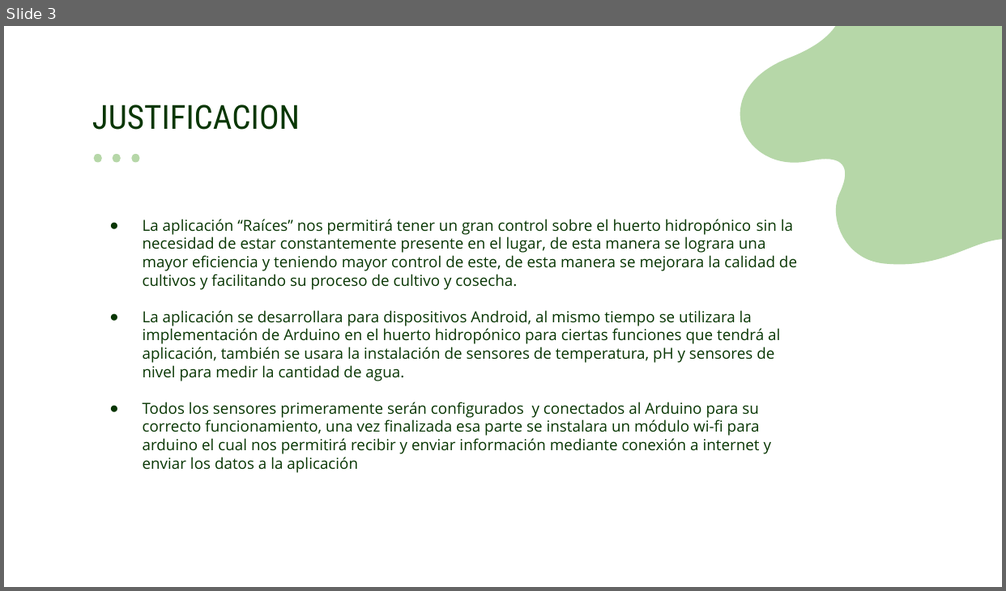
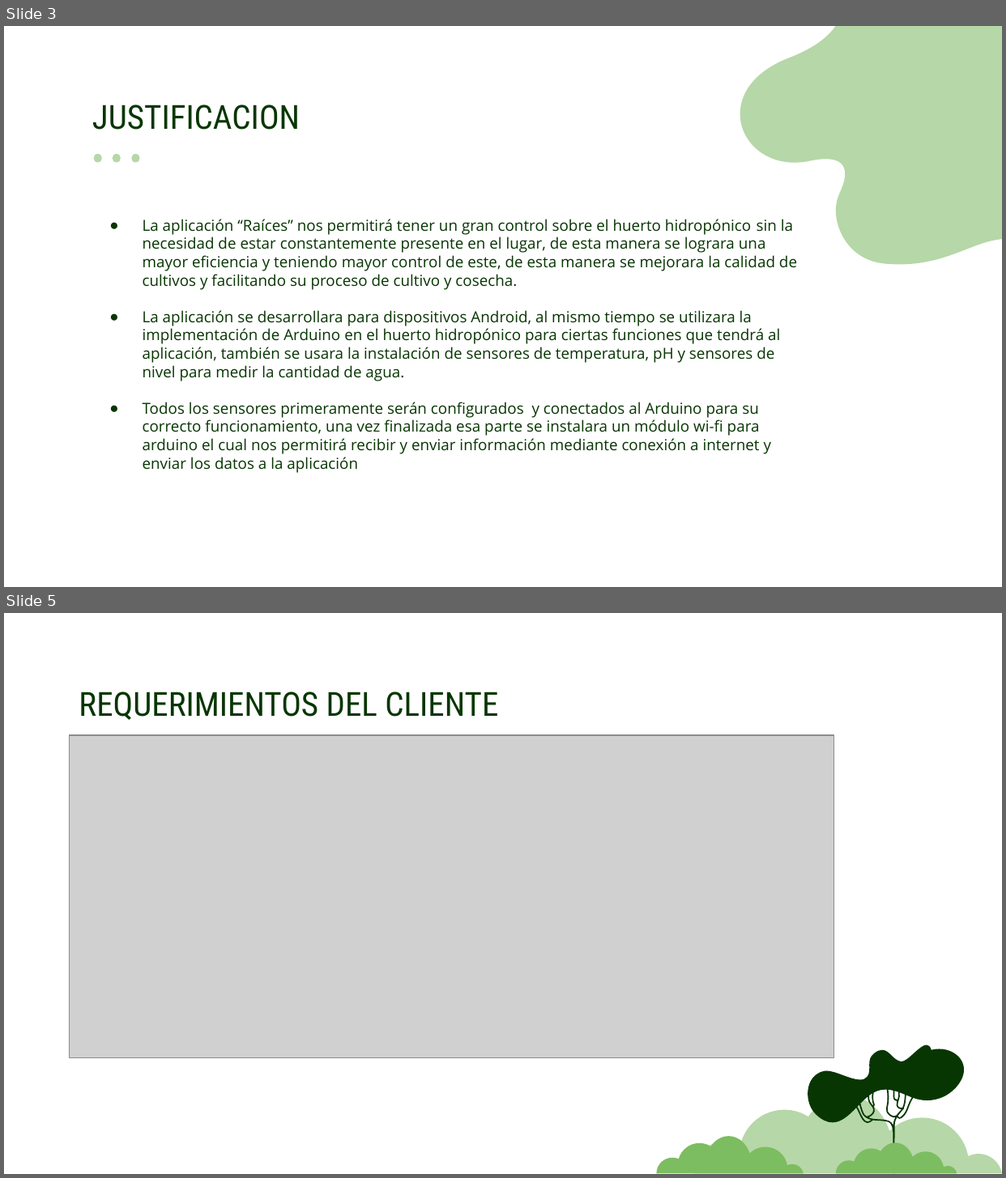
Before and after one commit to qdnerak/PROYECTO-DE-GRADO, a slide deck: scrum.pptx. Shown one above the other, each under a label of ours: slide 3 before the commit, slides 3 and 5 after it; the slides between them are not shown. The pictures are 1006x591 and 1006x1178 pixels, drawn with LibreOffice and Linux fonts; fonts in the diff are those of the drawing; grey boxes stand for pictures. Boxes give left, top, right and bottom in pixels: in the first picture for what was removed or moved away, otherwise in the second. Text is boxed around its words. In the diff, an @@ line names an element or a change of style, - is before the commit and + after.

```diff
--- a/scrum.pptx
+++ b/scrum.pptx
@@ slide 5 added at <box>4,613,1002,1174</box>, background #FFFFFF @@
@@ title added at <box>79,692,498,720</box>, 24 pt, text #083603 @@
+REQUERIMIENTOS DEL CLIENTE
@@ picture added at <box>69,736,834,1058</box> @@
@@ group added at <box>657,1045,1002,1174</box>: 4 freeform shapes @@
```
Also in this commit, not shown: 1 slide changed, 3 other slides added, 1 slide removed, 2 other files.
